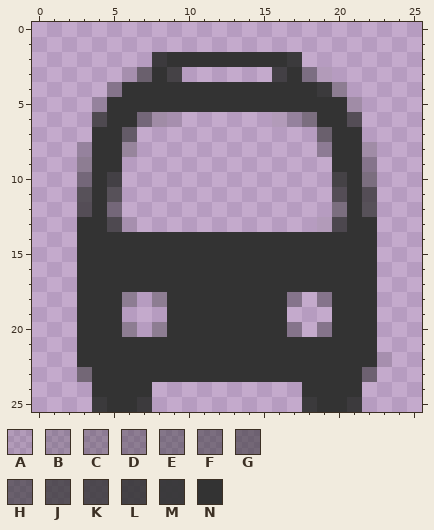
Pixel-art sprite -- app/assets/images/travel/bus.png. That is the earlier state.
The file is 26x26 pixels. Pixels under 10% opacity are left out.
Palette (. is transparent): A #33333320  B #33333340  C #33333350  D #33333360  E #33333370  F #33333380  G #3333338f  H #3333339f  J #333333bf  K #333333cf  L #333333df  M #333333ef  N #333333
Pixels before, first column x 3:
 2 .....MNNNNNNNNM......
 3 ...AHNL......LNEA....
 4 ..DNNNNNNNNNNNNNMD...
 5 .BNNNNNNNNNNNNNNNNB..
 6 .KNNFBA......ABFNNJ..
 7 .NNH............HNN..
 8 BNNC............CNNB.
 9 DNN..............NND.
10 FNL..............LNF.
11 JNJ..............JNJ.
12 JNF..............FNJ.
13 NNKA............AKNN.
14 NNNNNNNNNNNNNNNNNNNN.
15 NNNNNNNNNNNNNNNNNNNN.
16 NNNNNNNNNNNNNNNNNNNN.
17 NNNNNNNNNNNNNNNNNNNN.
18 NNND.DNNNNNNNND.DNNN.
19 NNN...NNNNNNNN...NNN.
20 NNND.DNNNNNNNND.DNNN.
21 NNNNNNNNNNNNNNNNNNNN.
22 NNNNNNNNNNNNNNNNNNNNA
23 GNNNNNNNNNNNNNNNNNNG.
24 .NNNN..........NNNN..
25 .MNNM..........MNNM..
The result:
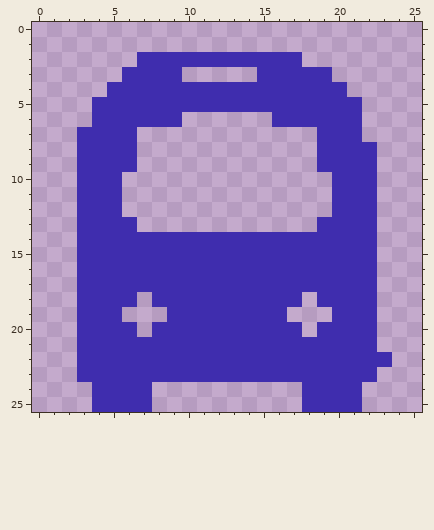
What changed:
colour N: #333333 -> #3f2dae
Changed rows in their new state; - is a pixel that keeps its letter.
first column x 3:
 2 ----NN--------N-----
 3 ---NN-N-----NN-NN---
 4 --N-------------NN--
 5 -N----------------N-
 6 -N--NNN------NNN--N-
 7 N--N------------N---
 8 N--N------------N--N
 9 N--N------------N--N
10 N-N--------------N-N
11 N-N--------------N-N
12 N-N--------------N-N
13 --NN------------NN--
first column x 3:
18 ---N-N--------N-N----
20 ---N-N--------N-N----
22 --------------------N
23 N------------------N-
25 -N--N----------N--N--
Changed places in both pictures, as pixel boxes (x1, y1, x2, y2):
changed: (77, 52, 392, 412)
